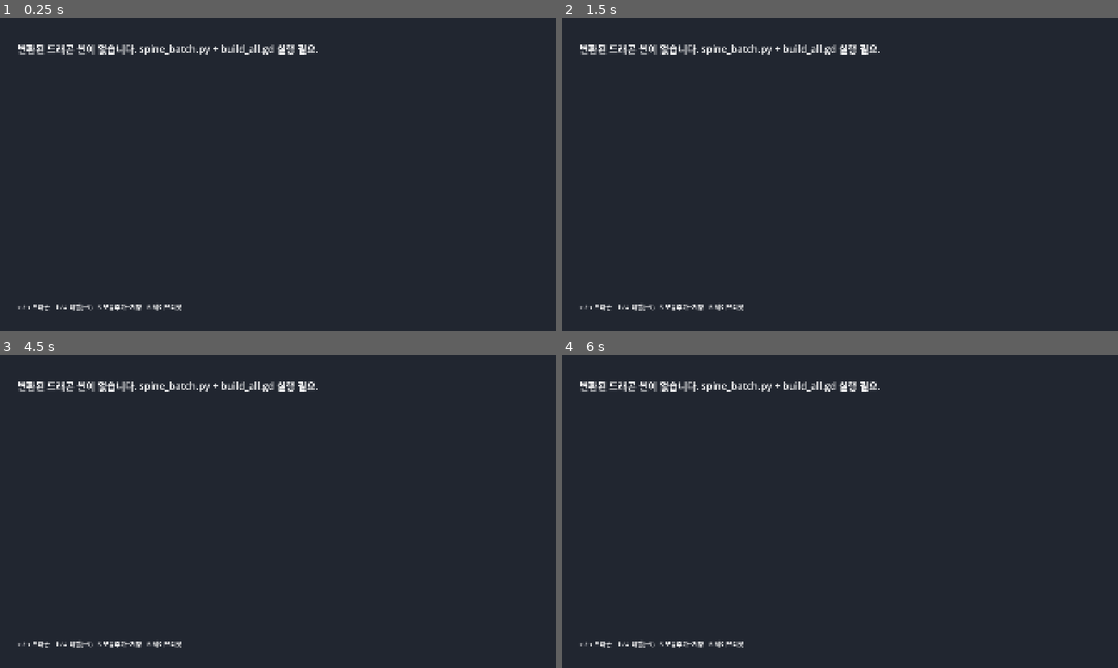
Above: before the commit, frames 1-4 (two rows, left to right).
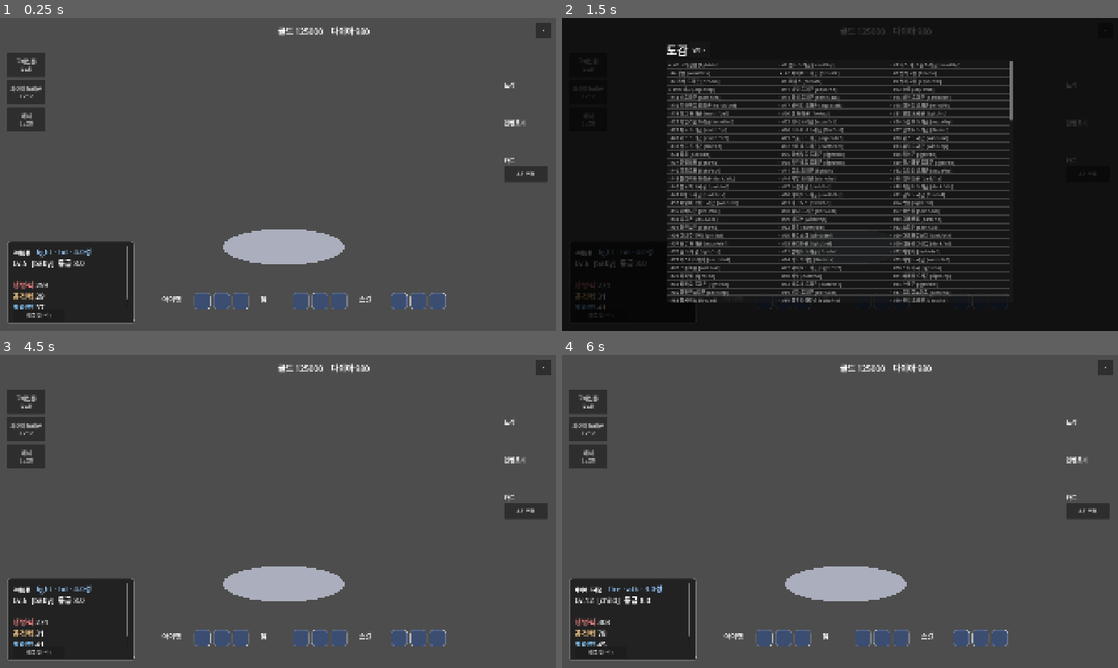
Above: after the commit, the same moments.

Repository: mydogchoco/DV2Rebuild
Game: Godot game, scene res://scenes/cave.tscn
Two runs of this game, one before a commit and one after it. Both use one fixed random seed, a clock stepped at 60 frames per second and the inputs below. Before the commit the project starts from res://scenes/demo.tscn.
Inputs (mouse positions are in pixels of both pictures, inside the frame that each line leads up to):
- Up to frame 1 (0.25 s): no input
- Up to frame 2 (1.5 s): click (600, 315) at 0.5 s, where only the run after the commit has a clickable "레벨 업 (+1)"; click (1090, 68) at 1.27 s
- Up to frame 3 (4.5 s): click (528, 442) at 2.02 s; click (528, 480) at 2.77 s; click (528, 511) at 3.5 s, where only the run after the commit has a clickable "스킨 변경"; click (139, 386) at 4.25 s, where only the run after the commit has a clickable "닫기 ✕"
- Up to frame 4 (6 s): click (589, 401) at 5 s, where only the run after the commit has a clickable "고대신룡 Lv.6"; click (589, 430) at 5.75 s, where only the run after the commit has a clickable "파이어 드래곤 Lv.12"

The runs differ from the first frame. In frame 1, 93% of the frame differs, in the area x 0-100%, y 0-100%; in frame 2, 92%; in frame 3, 93%; in frame 4, 93%.

Commit message:
Phase 4: Cave 메인 화면(로비) 구현
참고 docs/OldRef_image/Cave.png. scenes/cave.tscn(메인 씬) + scripts/ui/cave.gd:
- 배경 스킨(cavebg 15종 순환) + 타원 받침대 + 활성 드래곤 spine(wait)
- 좌측 보유 드래곤 목록(선택→활성), 하단 스탯패널(계산스탯)+레벨업
- 우측 메뉴: 도감(369마리, 보유표시)/인벤토리(사용)/카드/스킨변경
- 상단 재화(골드/다이아), 닫기

지원:
- cocos_export.py: _manifest.json(회전정보)+filter_clip 추가 → cave.img_plist 변환
- save_system: cave_skin/active_dragon 필드
- PMA 블렌드로 UI 스프라이트 이음새 제거

검증: 헤드리스 로드 OK, 메인/도감 오버레이 스크린샷 확인

Co-Authored-By: Claude Opus 4.8 <noreply@anthropic.com>

Diff:
--- a/project.godot
+++ b/project.godot
@@ -9,7 +9,7 @@
 config/description="서비스 종료된 드래곤빌리지2의 개인 소장용 오프라인 재구현 (PC)"
 config/features=PackedStringArray("4.7", "GL Compatibility")
 config/icon="res://icon.svg"
-run/main_scene="res://scenes/demo.tscn"
+run/main_scene="res://scenes/cave.tscn"
 
 [autoload]
 
--- /dev/null
+++ b/scenes/cave.tscn
@@ -0,0 +1,10 @@
+[gd_scene load_steps=2 format=3]
+
+[ext_resource type="Script" path="res://scripts/ui/cave.gd" id="1"]
+
+[node name="Cave" type="Control"]
+layout_mode = 3
+anchors_preset = 15
+anchor_right = 1.0
+anchor_bottom = 1.0
+script = ExtResource("1")
--- a/scripts/core/save_system.gd
+++ b/scripts/core/save_system.gd
@@ -18,6 +18,8 @@
 		"owned_dragons": [],                       # [{id, level, exp, grade, ...}]
 		"inventory": {},
 		"progress": {},
+		"cave_skin": 0,                            # 배경 스킨 인덱스 (0..14)
+		"active_dragon": 0,                        # owned_dragons 인덱스
 		"rng_seed": null,
 	}
 
--- /dev/null
+++ b/scripts/ui/cave.gd
@@ -0,0 +1,314 @@
+extends Control
+## Cave (메인 로비). 참고: docs/OldRef_image/Cave.png
+## 기능: 드래곤 육성·관리, 인벤토리 확인/사용, 도감 열람, 배경 스킨 변경.
+
+const UI := "res://assets/converted/cave_ui/%s.tres"
+const BG := "res://assets/converted/cave_bg/cavebg%d.jpg"
+const DRAGON_SCENE := "res://scenes/dragons/dragon_%d_%s.tscn"
+const SEED_OWNED := [{"id": 1, "level": 5}, {"id": 5, "level": 12}, {"id": 10, "level": 25}]
+const SKIN_COUNT := 15
+
+var _pma: CanvasItemMaterial
+var _manifest: Dictionary = {}
+var _bg: TextureRect
+var _stage: Node2D
+var _list_box: VBoxContainer
+var _stat_label: RichTextLabel
+var _overlay: Control
+
+func _ready() -> void:
+	_pma = CanvasItemMaterial.new()
+	_pma.blend_mode = CanvasItemMaterial.BLEND_MODE_PREMULT_ALPHA
+	var mf := FileAccess.open("res://assets/converted/cave_ui/_manifest.json", FileAccess.READ)
+	if mf: _manifest = JSON.parse_string(mf.get_as_text())
+
+	if SaveSystem.state["owned_dragons"].is_empty():
+		for o in SEED_OWNED:
+			SaveSystem.add_dragon(o["id"], o["level"])
+		SaveSystem.state["currency"] = {"gold": 125000, "diamond": 980}
+		SaveSystem.state["inventory"] = {"에너지 드링크": 3, "레벨업 물약": 12, "각성의 마석": 2, "문장": 47}
+		SaveSystem.save_game()
+
+	_build_background()
+	_build_stage()
+	_build_dragon_list()
+	_build_stat_panel()
+	_build_bottom_slots()
+	_build_menu()
+	_build_topbar()
+	_refresh()
+
+# ---------- helpers ----------
+func _ui_tex(name: String) -> AtlasTexture:
+	var p := UI % name
+	return load(p) if ResourceLoader.exists(p) else null
+
+func _ui_sprite(name: String, scale := 1.0) -> Sprite2D:
+	var s := Sprite2D.new()
+	s.texture = _ui_tex(name)
+	s.material = _pma
+	var info = _manifest.get(name, {})
+	if info.get("rotated", false):
+		s.rotation = PI / 2.0
+	s.scale = Vector2(scale, scale)
+	return s
+
+func _panel(col := Color(0, 0, 0, 0.55)) -> Panel:
+	var p := Panel.new()
+	var sb := StyleBoxFlat.new()
+	sb.bg_color = col
+	sb.set_corner_radius_all(12)
+	sb.set_border_width_all(2)
+	sb.border_color = Color(1, 1, 1, 0.25)
+	p.add_theme_stylebox_override("panel", sb)
+	return p
+
+func _active() -> Dictionary:
+	var owned: Array = SaveSystem.state["owned_dragons"]
+	if owned.is_empty(): return {}
+	var i: int = clampi(int(SaveSystem.state.get("active_dragon", 0)), 0, owned.size() - 1)
+	return owned[i]
+
+# ---------- build ----------
+func _build_background() -> void:
+	_bg = TextureRect.new()
+	_bg.set_anchors_preset(Control.PRESET_FULL_RECT)
+	_bg.expand_mode = TextureRect.EXPAND_IGNORE_SIZE
+	_bg.stretch_mode = TextureRect.STRETCH_KEEP_ASPECT_COVERED
+	add_child(_bg)
+
+func _build_stage() -> void:
+	_stage = Node2D.new()
+	_stage.position = Vector2(980, 600)
+	add_child(_stage)
+
+func _build_dragon_list() -> void:
+	var sc := ScrollContainer.new()
+	sc.position = Vector2(24, 120)
+	sc.custom_minimum_size = Vector2(150, 600)
+	sc.size = Vector2(150, 600)
+	add_child(sc)
+	_list_box = VBoxContainer.new()
+	_list_box.add_theme_constant_override("separation", 10)
+	sc.add_child(_list_box)
+
+func _build_stat_panel() -> void:
+	var p := _panel()
+	p.position = Vector2(24, 770)
+	p.size = Vector2(440, 286)
+	add_child(p)
+	_stat_label = RichTextLabel.new()
+	_stat_label.bbcode_enabled = true
+	_stat_label.position = Vector2(20, 16)
+	_stat_label.size = Vector2(400, 220)
+	_stat_label.add_theme_font_size_override("normal_font_size", 26)
+	p.add_child(_stat_label)
+	var lv := Button.new()
+	lv.text = "레벨 업 (+1)"
+	lv.position = Vector2(20, 234)
+	lv.size = Vector2(180, 40)
+	lv.pressed.connect(_on_levelup)
+	p.add_child(lv)
+
+func _build_bottom_slots() -> void:
+	var labels := ["아이템", "젬", "스킬"]
+	var x := 560
+	for cat in labels:
+		var l := Label.new()
+		l.text = cat
+		l.position = Vector2(x, 952)
+		l.add_theme_font_size_override("font_size", 24)
+		add_child(l)
+		for i in 3:
+			var slot := _panel(Color(0.2, 0.3, 0.5, 0.7))
+			slot.position = Vector2(x + 110 + i * 66, 948)
+			slot.size = Vector2(58, 58)
+			add_child(slot)
+		x += 340
+
+func _build_menu() -> void:
+	var items := [["book", "도감", _open_dex], ["bag", "인벤토리", _open_inventory],
+				  ["card", "카드", _open_cards]]
+	var y := 120
+	for it in items:
+		_menu_button(it[0], it[1], y, it[2])
+		y += 130
+	# 배경 스킨 변경
+	var skin := Button.new()
+	skin.text = "스킨 변경"
+	skin.position = Vector2(1740, y)
+	skin.size = Vector2(150, 56)
+	skin.pressed.connect(_cycle_skin)
+	add_child(skin)
+
+func _menu_button(icon: String, label: String, y: int, cb: Callable) -> void:
+	var b := TextureButton.new()
+	b.texture_normal = _ui_tex("scene_cave_%s" % icon)
+	b.material = _pma
+	b.ignore_texture_size = true
+	b.stretch_mode = TextureButton.STRETCH_KEEP_ASPECT_CENTERED
+	b.position = Vector2(1770, y)
+	b.size = Vector2(96, 96)
+	b.pressed.connect(cb)
+	add_child(b)
+	var l := Label.new()
+	l.text = label
+	l.position = Vector2(1740, y + 96)
+	l.add_theme_font_size_override("font_size", 20)
+	add_child(l)
+
+func _build_topbar() -> void:
+	var top := Label.new()
+	top.name = "TopCurrency"
+	top.position = Vector2(960, 24)
+	top.add_theme_font_size_override("font_size", 28)
+	add_child(top)
+	var x := Button.new()
+	x.text = "✕"
+	x.position = Vector2(1850, 16)
+	x.size = Vector2(54, 54)
+	x.pressed.connect(func(): get_tree().quit())
+	add_child(x)
+
+# ---------- refresh ----------
+func _refresh() -> void:
+	var skin_idx: int = int(SaveSystem.state.get("cave_skin", 0)) % SKIN_COUNT
+	_bg.texture = load(BG % (skin_idx + 1))
+	_refresh_dragon()
+	_refresh_list()
+	_refresh_stats()
+	var c: Dictionary = SaveSystem.state["currency"]
+	get_node("TopCurrency").text = "골드 %d    다이아 %d" % [int(c.get("gold", 0)), int(c.get("diamond", 0))]
+
+func _refresh_dragon() -> void:
+	for ch in _stage.get_children():
+		ch.queue_free()
+	# 받침대: 타원형 발판 (참고 이미지의 회색 디스크)
+	var ped := Polygon2D.new()
+	var pts := PackedVector2Array()
+	for i in 40:
+		var ang := TAU * i / 40.0
+		pts.append(Vector2(cos(ang) * 210, sin(ang) * 62))
+	ped.polygon = pts
+	ped.color = Color(0.74, 0.76, 0.82, 0.85)
+	ped.position = Vector2(0, 190)
+	_stage.add_child(ped)
+	var a := _active()
+	if a.is_empty(): return
+	var stage_name := Data.stage_for_level(int(a["level"]))
+	var path := DRAGON_SCENE % [int(a["id"]), stage_name]
+	if ResourceLoader.exists(path):
+		var holder := Node2D.new()
+		holder.scale = Vector2(2.6, 2.6)
+		holder.position = Vector2(0, 175)
+		_stage.add_child(holder)
+		var inst = load(path).instantiate()
+		holder.add_child(inst)
+		var ap = inst.get_node_or_null("AnimationPlayer")
+		if ap and ap.has_animation("wait"):
+			ap.play("wait")
+
+func _refresh_list() -> void:
+	for ch in _list_box.get_children():
+		ch.queue_free()
+	var owned: Array = SaveSystem.state["owned_dragons"]
+	for i in owned.size():
+		var d: Dictionary = Data.get_dragon(int(owned[i]["id"]))
+		var b := Button.new()
+		b.custom_minimum_size = Vector2(132, 84)
+		b.text = "%s\nLv.%d" % [str(d.get("name", "?")), int(owned[i]["level"])]
+		b.add_theme_font_size_override("font_size", 18)
+		var idx := i
+		b.pressed.connect(func():
+			SaveSystem.state["active_dragon"] = idx
+			SaveSystem.save_game()
+			_refresh())
+		_list_box.add_child(b)
+
+func _refresh_stats() -> void:
+	var a := _active()
+	if a.is_empty():
+		_stat_label.text = "보유 드래곤 없음"
+		return
+	var d: Dictionary = Data.get_dragon(int(a["id"]))
+	var lv := int(a["level"])
+	var s := Data.compute_stats(int(a["id"]), lv)
+	_stat_label.text = "[b]%s[/b]   [color=#9cf]%s · %s · %s성[/color]\nLv.%d  [%s]  등급 %.1f\n\n[color=#f88]생명력[/color] %d\n[color=#fc8]공격력[/color] %d\n[color=#8cf]방어력[/color] %d\nCRI %d%%  EVD %d%%  BLK %d%%" % [
+		str(d.get("name", "?")), str(d.get("element", "?")), str(d.get("type", "?")), str(d.get("star", "?")),
+		lv, Data.stage_for_level(lv), float(a.get("grade", 8.0)),
+		s["hp"], s["att"], s["def"], s["cri"], s["evd"], s["blk"]]
+
+# ---------- actions ----------
+func _on_levelup() -> void:
+	var owned: Array = SaveSystem.state["owned_dragons"]
+	var i := int(SaveSystem.state.get("active_dragon", 0))
+	if i < owned.size():
+		owned[i]["level"] = mini(45, int(owned[i]["level"]) + 1)  # TODO: 경험치/아이템 소비(§E,§K)
+		SaveSystem.save_game()
+		_refresh()
+
+func _cycle_skin() -> void:
+	SaveSystem.state["cave_skin"] = (int(SaveSystem.state.get("cave_skin", 0)) + 1) % SKIN_COUNT
+	SaveSystem.save_game()
+	_refresh()
+
+func _close_overlay() -> void:
+	if _overlay: _overlay.queue_free(); _overlay = null
+
+func _make_overlay(title: String) -> VBoxContainer:
+	_close_overlay()
+	_overlay = ColorRect.new()
+	(_overlay as ColorRect).color = Color(0, 0, 0, 0.78)
+	_overlay.set_anchors_preset(Control.PRESET_FULL_RECT)
+	add_child(_overlay)
+	var box := VBoxContainer.new()
+	box.position = Vector2(360, 80)
+	box.custom_minimum_size = Vector2(1200, 920)
+	_overlay.add_child(box)
+	var head := HBoxContainer.new()
+	var t := Label.new(); t.text = title; t.add_theme_font_size_override("font_size", 40)
+	head.add_child(t)
+	var close := Button.new(); close.text = "  닫기 ✕  "
+	close.pressed.connect(_close_overlay)
+	head.add_child(close)
+	box.add_child(head)
+	return box
+
+func _open_dex() -> void:
+	var box := _make_overlay("도감")
+	var owned_ids := {}
+	for o in SaveSystem.state["owned_dragons"]:
+		owned_ids[int(o["id"])] = true
+	var il := ItemList.new()
+	il.custom_minimum_size = Vector2(1180, 840)
+	il.max_columns = 3
+	il.fixed_column_width = 380
+	for id in Data.dragon_ids():
+		var d: Dictionary = Data.get_dragon(id)
+		var mark := "★" if owned_ids.has(id) else "·"
+		il.add_item("%s #%d %s [%s/%s]" % [mark, id, str(d.get("name", "?")), str(d.get("element", "")), str(d.get("type", ""))])
+	box.add_child(il)
+
+func _open_inventory() -> void:
+	var box := _make_overlay("인벤토리")
+	var inv: Dictionary = SaveSystem.state.get("inventory", {})
+	if inv.is_empty():
+		var e := Label.new(); e.text = "보유 아이템 없음"; box.add_child(e); return
+	for item_name in inv.keys():
+		var row := HBoxContainer.new()
+		var l := Label.new(); l.text = "%s  ×%d" % [str(item_name), int(inv[item_name])]
+		l.custom_minimum_size = Vector2(400, 0)
+		l.add_theme_font_size_override("font_size", 28)
+		row.add_child(l)
+		var use := Button.new(); use.text = "사용"
+		use.pressed.connect(func():
+			inv[item_name] = maxi(0, int(inv[item_name]) - 1)  # TODO: 효과 적용(§E)
+			if inv[item_name] == 0: inv.erase(item_name)
+			SaveSystem.save_game(); _open_inventory())
+		row.add_child(use)
+		box.add_child(row)
+
+func _open_cards() -> void:
+	var box := _make_overlay("카드")
+	var l := Label.new(); l.text = "카드 시스템 (추후 구현)"; l.add_theme_font_size_override("font_size", 28)
+	box.add_child(l)
Not shown, added: scripts/ui/cave.gd.uid
Not shown, changed: docs/roadmap.md
Not shown, changed: scripts/tools/cocos_export.py
